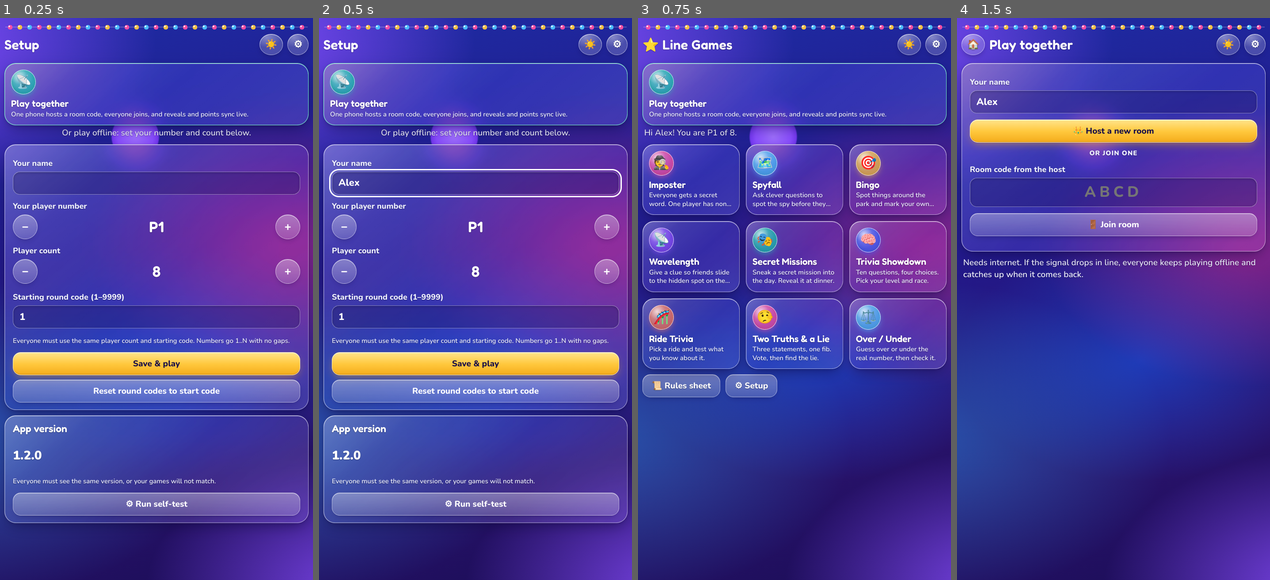
Above: before the commit, frames 1-4 (left to right).
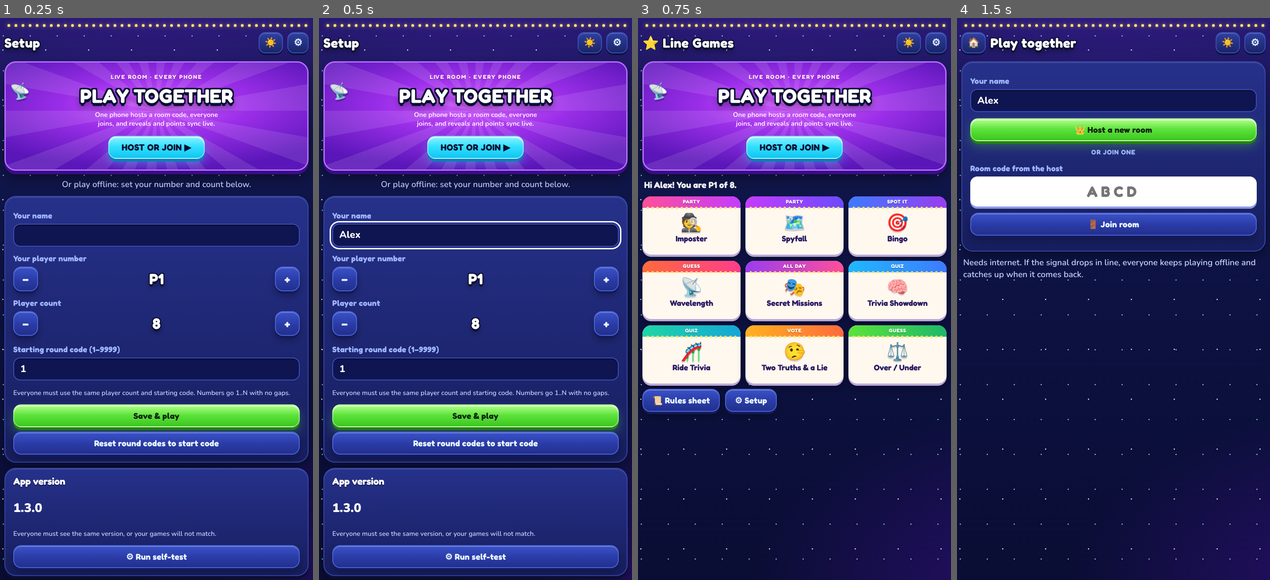
Above: after the commit, the same moments.

Repository: davidanderson51-git/line-games
Game: browser game, page index.html
The game is run twice, just before and just after one commit, with the same random seed, the same clock (stepped at 60 frames per second) and the same inputs.
Inputs (mouse positions are in pixels of both pictures, inside the frame that each line leads up to; where the layout moved, square brackets give the same spot in the first picture):
- Up to frame 1 (0.25 s): no input
- Up to frame 2 (0.5 s): click (475, 237) [475, 180] at 0.27 s; type "Alex" at 0.27 s
- Up to frame 3 (0.75 s): click "Save & play" at 0.52 s
- Up to frame 4 (1.5 s): click "📡 Play together One phone hos…" (after the commit: "📡 PLAY TOGETHER One phone hos…") at 0.77 s; hold Right from 1.03 s (still down); tap Space at 1.1 s

The runs differ from the first frame. In frame 1, 91% of the frame differs, in the area x 0-100%, y 0-100%; in frame 2, 91%; in frame 3, 98%; in frame 4, 99%.

Commit message:
Game Night visual theme: chunky iOS game style (v1.3.0)
Navy/purple field, solid raised panels, cream game tiles with label bands,
3D outlined titles, glossy green/cyan/pink buttons, letter-tile room code
and cream party-points rows. Sun mode keeps the light glass look.

Co-Authored-By: Claude Opus 5.5 <noreply@anthropic.com>
Claude-Session: https://claude.ai/code/session_01LrL98QsbAK98Tq4SKgCiYh

Diff:
--- a/_test/golden.json
+++ b/_test/golden.json
@@ -1,6 +1,6 @@
 {
-  "hash": 6498199632720640,
-  "length": 623923,
+  "hash": 1767533257212832,
+  "length": 623924,
   "sample": {
     "imposter_N8_C7_P3_any": {
       "k": 2,
@@ -19,9 +19,9 @@
     "spyfall_N8_C7_P1": 5,
     "wavelength_N8_C7": 38,
     "sync": [
-      "🐧🎸🔔",
-      "🦁🎲🦀",
-      "🦋⚽🌙"
+      "🥑🍔🎸",
+      "🐧🐢🎁",
+      "⚽🐶🍩"
     ]
   }
 }
--- a/css/app.css
+++ b/css/app.css
@@ -346,3 +346,193 @@
 .qwho{display:block;font-size:14px;font-weight:700;color:var(--muted);margin-top:2px}
 .wl-mark.other{top:-24px;font-size:14px}
 .wl-mark.other b{display:inline-grid;place-items:center;width:22px;height:22px;border-radius:50%;background:var(--sky);color:var(--ink-dark);text-shadow:none}
+
+/* =====================================================================
+   v1.3.0 "Game Night" theme (default dark mode): chunky mobile-game look.
+   Deep navy/purple field, solid raised panels, cream tiles, 3D outlined
+   titles, glossy cyan/green/pink buttons with a hard bottom edge.
+   Sun mode (data-theme="sun") keeps the light glass styles above.
+   ===================================================================== */
+:root:not([data-theme="sun"]){--bg:#0c1140;--gold:#ffc626;--pink:#ff5fa2;--mint:#6dff9a;--sky:#33e1ff;--muted:#c7d3ff;--danger:#ffb3bd;--ink-dark:#1c1a5e;
+  --ink:#0a0f33;--cream:#fff8ef;--navyA:#26318a;--navyB:#171e5e;--navyEdge:#3546a8;--tshadow:none;
+  --out3d:2px 0 0 var(--ink),-2px 0 0 var(--ink),0 2px 0 var(--ink),0 -2px 0 var(--ink),2px 2px 0 var(--ink),-2px -2px 0 var(--ink),2px -2px 0 var(--ink),-2px 2px 0 var(--ink),0 5px 0 var(--ink),0 8px 14px rgba(0,0,0,.45);
+  --out3dL:3px 0 0 var(--ink),-3px 0 0 var(--ink),0 3px 0 var(--ink),0 -3px 0 var(--ink),3px 3px 0 var(--ink),-3px -3px 0 var(--ink),3px -3px 0 var(--ink),-3px 3px 0 var(--ink),0 7px 0 var(--ink),0 11px 18px rgba(0,0,0,.5)}
+:root:not([data-theme="sun"]) body::before{background:
+    radial-gradient(circle,rgba(255,255,255,.9) 0 1px,transparent 1.6px) 10px 20px/97px 113px,
+    radial-gradient(circle,rgba(159,233,255,.8) 0 1px,transparent 1.6px) 40px 5px/61px 79px,
+    radial-gradient(120% 55% at 50% -10%,#3a1a8f 0%,rgba(58,26,143,0) 60%),
+    radial-gradient(90% 50% at 100% 100%,#2a0f6e 0%,rgba(42,15,110,0) 65%),
+    linear-gradient(180deg,#141a55 0%,#0c1140 55%,#0a0d33 100%)}
+
+/* solid raised panels instead of glass */
+:root:not([data-theme="sun"]) .panel,:root:not([data-theme="sun"]) .round,:root:not([data-theme="sun"]) .howto,:root:not([data-theme="sun"]) .say,:root:not([data-theme="sun"]) .first,:root:not([data-theme="sun"]) .answer,:root:not([data-theme="sun"]) .qexp,:root:not([data-theme="sun"]) .bingo,:root:not([data-theme="sun"]) .qchoices,:root:not([data-theme="sun"]) .livebar{
+  background:linear-gradient(180deg,var(--navyA),var(--navyB));border:2px solid var(--navyEdge);
+  box-shadow:inset 0 2px 0 rgba(255,255,255,.12),0 6px 0 #0a0e36,0 12px 24px rgba(0,0,0,.35);
+  -webkit-backdrop-filter:none;backdrop-filter:none}
+:root:not([data-theme="sun"]) .qchoices{background:none;border:0;box-shadow:none;padding:4px 0}
+:root:not([data-theme="sun"]) .bunting{height:14px;opacity:1;background:radial-gradient(circle,#ffe36b 0 3px,transparent 3.6px) 0 50%/16px 14px repeat-x;filter:drop-shadow(0 0 4px rgba(255,214,80,.7))}
+
+/* titles */
+:root:not([data-theme="sun"]) h1,:root:not([data-theme="sun"]) h2,:root:not([data-theme="sun"]) h3{font-weight:700}
+:root:not([data-theme="sun"]) .appbar h1{font-size:30px;font-weight:700;color:#fff;letter-spacing:.5px;text-shadow:var(--out3d)}
+:root:not([data-theme="sun"]) .appbar h1 .star{text-shadow:none}
+:root:not([data-theme="sun"]) .panel h2,:root:not([data-theme="sun"]) .lobbyh{font-size:22px;text-shadow:0 3px 0 rgba(0,0,0,.3)}
+:root:not([data-theme="sun"]) .modename{font-size:26px;font-weight:700;color:#fff;text-shadow:var(--out3d);margin:10px 4px 12px}
+:root:not([data-theme="sun"]) .modename span{text-shadow:none}
+
+/* icon buttons: rounded squares with a hard edge */
+:root:not([data-theme="sun"]) .ibtn{border-radius:15px;border:2px solid #3b4db8;background:linear-gradient(180deg,#2e3fa0,#1a2568);box-shadow:inset 0 2px 0 rgba(255,255,255,.18),0 4px 0 #0b1240;color:#dfe9ff}
+:root:not([data-theme="sun"]) .ibtn.txt{border-radius:15px}
+
+/* buttons: glossy pills with a 3D bottom edge */
+:root:not([data-theme="sun"]) .btn{position:relative;border-radius:18px;border:2px solid #4a63d8;font-family:"Fredoka","Nunito",sans-serif;font-weight:700;letter-spacing:.3px;color:#e9f6ff;
+  background:linear-gradient(180deg,#3a52c8 0%,#2a3ba6 55%,#22308c 100%);
+  box-shadow:inset 0 2px 0 rgba(255,255,255,.25),0 5px 0 #121a5c,0 10px 18px rgba(0,0,0,.3);transition:transform .1s ease,box-shadow .1s ease}
+:root:not([data-theme="sun"]) .btn:active{transform:translateY(3px);box-shadow:inset 0 2px 0 rgba(255,255,255,.25),0 2px 0 #121a5c}
+:root:not([data-theme="sun"]) .btn.primary{color:#0b2a05;border-color:rgba(255,255,255,.45);text-shadow:0 1px 0 rgba(255,255,255,.35);
+  background:linear-gradient(180deg,#b4ff8c 0%,#5be33a 48%,#3cc61f 100%);
+  box-shadow:inset 0 3px 0 rgba(255,255,255,.55),0 6px 0 #22830f,0 12px 22px rgba(91,227,58,.3)}
+:root:not([data-theme="sun"]) .btn.primary:active{box-shadow:inset 0 3px 0 rgba(255,255,255,.55),0 3px 0 #22830f}
+:root:not([data-theme="sun"]) .btn.pink,:root:not([data-theme="sun"]) .btn.confirm{color:#fff;border-color:rgba(255,255,255,.4);text-shadow:0 2px 0 rgba(120,0,50,.4);
+  background:linear-gradient(180deg,#ff8cc0 0%,#ff4f9a 48%,#e02a7a 100%);
+  box-shadow:inset 0 3px 0 rgba(255,255,255,.45),0 6px 0 #9c0f50,0 12px 22px rgba(255,79,154,.3)}
+:root:not([data-theme="sun"]) .btn.pink:active,:root:not([data-theme="sun"]) .btn.confirm:active{box-shadow:inset 0 3px 0 rgba(255,255,255,.45),0 3px 0 #9c0f50}
+:root:not([data-theme="sun"]) .btn.on{border-color:var(--sky);background:linear-gradient(180deg,#8ff0ff 0%,#33e1ff 45%,#11c4f0 100%);color:var(--ink);text-shadow:none;box-shadow:inset 0 3px 0 rgba(255,255,255,.6),0 5px 0 #0b7fb4,0 0 18px rgba(51,225,255,.55)}
+:root:not([data-theme="sun"]) .btn[disabled]{filter:saturate(.4)}
+
+/* ---------- home: cream game tiles with a coloured label band ---------- */
+:root:not([data-theme="sun"]) .tiles{grid-template-columns:repeat(3,1fr);gap:14px 11px}
+:root:not([data-theme="sun"]) .tile{background:var(--cream);color:#2b1d63;border:0;border-radius:20px;padding:36px 6px 12px;min-height:132px;align-items:center;text-align:center;gap:6px;
+  box-shadow:0 5px 0 #b9a9d9,0 10px 18px rgba(0,0,0,.35);-webkit-backdrop-filter:none;backdrop-filter:none;overflow:hidden}
+:root:not([data-theme="sun"]) .tile:active{transform:translateY(3px);box-shadow:0 2px 0 #b9a9d9}
+:root:not([data-theme="sun"]) .tile::before{content:"Play";position:absolute;left:0;right:0;top:0;height:26px;display:flex;align-items:center;justify-content:center;
+  font:700 11.5px/1 "Fredoka",sans-serif;letter-spacing:.8px;text-transform:uppercase;color:#fff;text-shadow:0 1.5px 0 rgba(0,0,0,.25);background:var(--band,linear-gradient(90deg,#ff4f9a,#c43cff))}
+:root:not([data-theme="sun"]) .tile::after{content:"";position:absolute;left:8px;right:8px;top:23px;height:6px;background:radial-gradient(circle,#ffe36b 0 2.3px,transparent 2.9px) center/11px 6px repeat-x}
+:root:not([data-theme="sun"]) .tile[data-mode="imposter"]{--band:linear-gradient(90deg,#ff4f9a,#c43cff)} :root:not([data-theme="sun"]) .tile[data-mode="imposter"]::before{content:"Party"}
+:root:not([data-theme="sun"]) .tile[data-mode="spyfall"]{--band:linear-gradient(90deg,#c43cff,#6b4bff)} :root:not([data-theme="sun"]) .tile[data-mode="spyfall"]::before{content:"Party"}
+:root:not([data-theme="sun"]) .tile[data-mode="bingo"]{--band:linear-gradient(90deg,#3d7bff,#9a3cf0)} :root:not([data-theme="sun"]) .tile[data-mode="bingo"]::before{content:"Spot it"}
+:root:not([data-theme="sun"]) .tile[data-mode="wavelength"]{--band:linear-gradient(90deg,#ff6a3d,#ff3d8b)} :root:not([data-theme="sun"]) .tile[data-mode="wavelength"]::before{content:"Guess"}
+:root:not([data-theme="sun"]) .tile[data-mode="missions"]{--band:linear-gradient(90deg,#9a3cf0,#ff4f9a)} :root:not([data-theme="sun"]) .tile[data-mode="missions"]::before{content:"All day"}
+:root:not([data-theme="sun"]) .tile[data-mode="trivia"]{--band:linear-gradient(90deg,#1fb8ff,#3d7bff)} :root:not([data-theme="sun"]) .tile[data-mode="trivia"]::before{content:"Quiz"}
+:root:not([data-theme="sun"]) .tile[data-mode="ridetrivia"]{--band:linear-gradient(90deg,#20d6a5,#14a6d8)} :root:not([data-theme="sun"]) .tile[data-mode="ridetrivia"]::before{content:"Quiz"}
+:root:not([data-theme="sun"]) .tile[data-mode="twotruths"]{--band:linear-gradient(90deg,#ffb21f,#ff6a3d)} :root:not([data-theme="sun"]) .tile[data-mode="twotruths"]::before{content:"Vote"}
+:root:not([data-theme="sun"]) .tile[data-mode="overunder"]{--band:linear-gradient(90deg,#5be33a,#1fb86a)} :root:not([data-theme="sun"]) .tile[data-mode="overunder"]::before{content:"Guess"}
+:root:not([data-theme="sun"]) .tile .emo{width:auto;height:auto;margin:4px 0 0;background:none;border:0;box-shadow:none;font-size:40px;filter:drop-shadow(0 3px 0 rgba(43,29,99,.18))}
+:root:not([data-theme="sun"]) .tile .nm{font-size:15px;font-weight:700;line-height:1.08;color:#2b1d63}
+:root:not([data-theme="sun"]) .tile .how{display:none}
+:root:not([data-theme="sun"]) .tile .soon{top:30px;font-size:10px}
+@media (min-width:600px){:root:not([data-theme="sun"]) .tiles{grid-template-columns:repeat(3,1fr)} :root:not([data-theme="sun"]) .tile .nm{font-size:18px}}
+
+/* home hero: "Play together" */
+:root:not([data-theme="sun"]) .tile.livecard{display:flex;flex-direction:column;align-items:center;justify-content:center;text-align:center;min-height:200px;padding:26px 18px 24px;margin:12px 0 18px;border-radius:26px;
+  border:3px solid #b56cff;color:#fff;overflow:hidden;
+  background:repeating-conic-gradient(from 0deg at 50% 45%,rgba(255,255,255,.10) 0 10deg,rgba(255,255,255,0) 10deg 20deg),radial-gradient(70% 60% at 50% 40%,#d35cff 0%,#9a2ee8 45%,#5a16b8 100%);
+  box-shadow:0 8px 0 #3a0c86,0 16px 30px rgba(0,0,0,.45)}
+:root:not([data-theme="sun"]) .tile.livecard::before{content:"Live room · every phone";position:static;height:auto;background:none;font-size:13px;letter-spacing:2px;color:#ffe2ff;order:-1}
+:root:not([data-theme="sun"]) .tile.livecard::after{content:"Host or join ▶";position:static;height:auto;width:auto;margin-top:12px;padding:14px 28px;border-radius:18px;font:700 20px/1 "Fredoka",sans-serif;letter-spacing:.6px;text-transform:uppercase;color:var(--ink);
+  background:linear-gradient(180deg,#8ff0ff 0%,#33e1ff 45%,#11c4f0 100%);border:2px solid rgba(255,255,255,.45);box-shadow:inset 0 3px 0 rgba(255,255,255,.6),0 6px 0 #0b7fb4,0 12px 22px rgba(51,225,255,.35)}
+:root:not([data-theme="sun"]) .tile.livecard .emo{position:absolute;left:12px;top:44px;font-size:34px;transform:rotate(-14deg);filter:drop-shadow(0 4px 0 rgba(0,0,0,.25))}
+:root:not([data-theme="sun"]) .tile.livecard .nm{font-size:44px;line-height:1;text-transform:uppercase;color:#fff;text-shadow:var(--out3dL);margin-top:8px}
+:root:not([data-theme="sun"]) .tile.livecard .how{display:block;-webkit-line-clamp:3;color:#ffe9ff;font-size:15px;font-weight:700;max-width:300px;margin-top:6px}
+:root:not([data-theme="sun"]) .wrap>p.muted:not(.small){font-family:"Fredoka",sans-serif;font-weight:700;font-size:20px;color:#fff;margin:4px 4px 2px}
+
+/* ---------- forms ---------- */
+:root:not([data-theme="sun"]) .field>span{color:#9fb4ff;font-family:"Fredoka",sans-serif;font-weight:700;letter-spacing:.3px}
+:root:not([data-theme="sun"]) .input,:root:not([data-theme="sun"]) .qinput,:root:not([data-theme="sun"]) .setrow select{background:#0f1550;border:2px solid #3b4db8;border-radius:16px;box-shadow:inset 0 3px 0 rgba(0,0,0,.3)}
+:root:not([data-theme="sun"]) .stepper .val{font-weight:700;text-shadow:var(--out3d)}
+:root:not([data-theme="sun"]) .stepper .btn{border-radius:18px}
+:root:not([data-theme="sun"]) .toast{background:var(--cream);color:#2b1d63;border:0;box-shadow:0 5px 0 #b9a9d9,0 12px 24px rgba(0,0,0,.45);-webkit-backdrop-filter:none;backdrop-filter:none}
+:root:not([data-theme="sun"]) .howto summary{font-family:"Fredoka",sans-serif;font-weight:700}
+:root:not([data-theme="sun"]) details.change>summary{font-family:"Fredoka",sans-serif;font-weight:700}
+
+/* ---------- round header: big outlined number on an octagon plate ---------- */
+:root:not([data-theme="sun"]) .round{border-radius:24px;border-color:#5b7cff;background:radial-gradient(90% 100% at 50% 0%,#3a4fd8 0%,#1a1f75 62%,#121657 100%)}
+:root:not([data-theme="sun"]) .round .lbl{color:#bcd0ff;font-family:"Fredoka",sans-serif;font-weight:700}
+:root:not([data-theme="sun"]) .round .code{color:#fff;text-shadow:var(--out3dL);margin:4px 0 6px}
+:root:not([data-theme="sun"]) .round .nav{border-radius:20px}
+:root:not([data-theme="sun"]) .round .you{font-family:"Fredoka",sans-serif;font-weight:700}
+:root:not([data-theme="sun"]) .round .sync{background:#0f1550;border:2px solid #3b4db8;color:#bcd0ff;font-weight:800}
+
+/* ---------- read-aloud, banners ---------- */
+:root:not([data-theme="sun"]) .say{border-color:#ffc626;box-shadow:inset 0 2px 0 rgba(255,255,255,.12),0 6px 0 #0a0e36,0 0 18px rgba(255,198,38,.25)}
+:root:not([data-theme="sun"]) .say .t{color:#ffd84a}
+:root:not([data-theme="sun"]) .say .big{font-weight:700}
+:root:not([data-theme="sun"]) .first{border-color:#5be33a;font-family:"Fredoka",sans-serif;font-weight:700}
+:root:not([data-theme="sun"]) .first b{color:#a6ff7a}
+:root:not([data-theme="sun"]) .answer{border-color:#ff5fa2;font-family:"Fredoka",sans-serif;font-weight:700;box-shadow:inset 0 2px 0 rgba(255,255,255,.12),0 6px 0 #0a0e36,0 0 20px rgba(255,79,154,.35)}
+:root:not([data-theme="sun"]) .block-screen .big{color:#ffd84a;text-shadow:var(--out3d)}
+:root:not([data-theme="sun"]) .update-banner button{font-family:"Fredoka",sans-serif;font-weight:700;color:#0b2a05;background:linear-gradient(180deg,#b4ff8c,#5be33a 50%,#3cc61f);box-shadow:0 4px 0 #22830f}
+
+/* ---------- secret reveal: a face-down card that flips to a cream card ---------- */
+:root:not([data-theme="sun"]) .reveal{border-radius:26px;border:3px solid #b56cff;color:#fff;
+  background:repeating-linear-gradient(45deg,rgba(255,255,255,.06) 0 14px,rgba(255,255,255,0) 14px 28px),radial-gradient(80% 80% at 50% 30%,#a23fe0 0%,#6b2bd9 55%,#3d1592 100%);
+  box-shadow:inset 0 3px 0 rgba(255,255,255,.25),0 7px 0 #2a0b6e,0 16px 30px rgba(0,0,0,.45)}
+:root:not([data-theme="sun"]) .reveal .sub{color:#ffe2ff}
+:root:not([data-theme="sun"]) .reveal.shown{background:var(--cream);color:#2b1d63;border-color:#fff;box-shadow:0 7px 0 #b9a9d9,0 0 0 4px rgba(51,225,255,.55),0 16px 34px rgba(0,0,0,.5)}
+:root:not([data-theme="sun"]) .reveal.shown .sub{color:#7a64b8}
+:root:not([data-theme="sun"]) .reveal.shown .secret{color:#1b46d8}
+
+/* ---------- spyfall, bingo, wavelength ---------- */
+:root:not([data-theme="sun"]) .loc{background:var(--cream);color:#2b1d63;border:0;border-radius:14px;box-shadow:0 4px 0 #b9a9d9;font-weight:800}
+:root:not([data-theme="sun"]) .loc.struck{opacity:.4}
+:root:not([data-theme="sun"]) .bingo{padding:8px;border-radius:22px}
+:root:not([data-theme="sun"]) .bcell{background:var(--cream);color:#2b1d63;border:0;box-shadow:0 3px 0 #b9a9d9}
+:root:not([data-theme="sun"]) .bcell.on{background:linear-gradient(180deg,#fff08a,#ffc626 55%,#ffa41a);color:#4a2000;box-shadow:0 3px 0 #c06a00,0 0 10px rgba(255,198,38,.6)}
+:root:not([data-theme="sun"]) .bcell.free{background:linear-gradient(180deg,#ff8cc0,#ff4f9a 55%,#e02a7a);color:#fff;box-shadow:0 3px 0 #9c0f50}
+:root:not([data-theme="sun"]) .bingo-banner{color:#ffd84a;text-shadow:var(--out3dL)}
+:root:not([data-theme="sun"]) .wl-bar{border:3px solid #fff;box-shadow:0 5px 0 #0a0e36,0 0 16px rgba(51,225,255,.35)}
+
+/* ---------- quiz modes ---------- */
+:root:not([data-theme="sun"]) .qidx .qn{color:#fff;text-shadow:var(--out3dL)}
+:root:not([data-theme="sun"]) .qidx .qm{color:#9fb4ff;font-family:"Fredoka",sans-serif;font-weight:700}
+:root:not([data-theme="sun"]) .qtext{font-weight:700;padding:18px 16px;border-radius:22px;border:2px solid #7ab4ff;background:radial-gradient(90% 100% at 50% 0%,#3f63ff 0%,#1d2690 70%);box-shadow:0 6px 0 #0a0e36,0 0 22px rgba(63,99,255,.35);margin:10px 0 16px}
+:root:not([data-theme="sun"]) .qchoice{min-height:62px;border:0;border-radius:18px;background:linear-gradient(180deg,#fff,#eef1ff);color:#1c2470;font-family:"Fredoka",sans-serif;font-weight:700;box-shadow:0 5px 0 #8d9ae8,0 10px 16px rgba(0,0,0,.25)}
+:root:not([data-theme="sun"]) .qchoice .ql{border-radius:12px;background:#e2e7ff;color:#3046c8;box-shadow:none}
+:root:not([data-theme="sun"]) .qchoice.sel,:root:not([data-theme="sun"]) .qchoice.picked{background:linear-gradient(180deg,#b6f6ff,#56e3ff);color:#06325a;box-shadow:0 5px 0 #0b7fb4,0 0 0 3px #fff,0 0 22px rgba(51,225,255,.75)}
+:root:not([data-theme="sun"]) .qchoice.sel .ql,:root:not([data-theme="sun"]) .qchoice.picked .ql{background:#fff;color:#0b7fb4}
+:root:not([data-theme="sun"]) .qchoice.right{background:linear-gradient(180deg,#d4ffbf,#7ef05c);color:#0b3a05;box-shadow:0 5px 0 #2fa81c,0 0 0 3px #fff,0 0 20px rgba(91,227,58,.6)}
+:root:not([data-theme="sun"]) .qchoice.wrong{background:linear-gradient(180deg,#ffe0e4,#ff9aa6);color:#5a0614;box-shadow:0 5px 0 #c42b3c}
+:root:not([data-theme="sun"]) .qchoice.right .ql,:root:not([data-theme="sun"]) .qchoice.wrong .ql{background:#fff}
+:root:not([data-theme="sun"]) .qtag{color:inherit}
+:root:not([data-theme="sun"]) .qscore{font-family:"Fredoka",sans-serif;font-weight:700}
+:root:not([data-theme="sun"]) .qend .qbig,:root:not([data-theme="sun"]) .qref{color:#ffd84a;text-shadow:var(--out3dL)}
+:root:not([data-theme="sun"]) .qgroup{color:#ffd84a;font-weight:700}
+:root:not([data-theme="sun"]) .qland{color:#9fb4ff}
+:root:not([data-theme="sun"]) .qrides .btn.on{color:#0b2a05;border-color:rgba(255,255,255,.45);background:linear-gradient(180deg,#b4ff8c 0%,#5be33a 48%,#3cc61f 100%);box-shadow:inset 0 3px 0 rgba(255,255,255,.55),0 5px 0 #22830f}
+:root:not([data-theme="sun"]) .qexp{border-color:#5be33a}
+
+/* ---------- live rooms ---------- */
+:root:not([data-theme="sun"]) .livebar.on{border-color:#5be33a}
+:root:not([data-theme="sun"]) .livebar.off{border-color:#ffc626}
+:root:not([data-theme="sun"]) .roomcard{border-color:#5b7cff;background:radial-gradient(80% 90% at 50% 0%,#3a4fd8 0%,#1a1f75 60%,#121657 100%)}
+:root:not([data-theme="sun"]) .roomcard .muted.small:first-child{font-family:"Fredoka",sans-serif;font-weight:700;letter-spacing:2px;color:#bcd0ff}
+:root:not([data-theme="sun"]) .roomcode{display:block;text-align:center;letter-spacing:0;margin:14px 0 18px;color:#1b46d8}
+:root:not([data-theme="sun"]) .roomcode span{display:inline-grid;place-items:center;margin:0 5px;vertical-align:top;width:62px;height:74px;border-radius:16px;font-size:46px;line-height:1;color:#1b46d8;
+  background:linear-gradient(180deg,#fff 0%,#eef2ff 70%,#d9e0ff 100%);box-shadow:0 7px 0 #8d9ae8,0 12px 18px rgba(0,0,0,.35)}
+:root:not([data-theme="sun"]) .roomin{background:#fff;color:#1b46d8;border-color:#fff;font-family:"Fredoka",sans-serif;font-weight:700;box-shadow:0 5px 0 #8d9ae8}
+:root:not([data-theme="sun"]) .ordiv{color:#9fb4ff;font-family:"Fredoka",sans-serif;font-weight:700}
+:root:not([data-theme="sun"]) .prow{background:linear-gradient(180deg,#232e7e,#19215f);border:2px solid #34419e;border-radius:16px;font-family:"Fredoka",sans-serif;font-weight:600}
+:root:not([data-theme="sun"]) .prow.you{border-color:var(--sky);box-shadow:0 0 0 2px rgba(51,225,255,.25)}
+:root:not([data-theme="sun"]) .prow .pnum{display:grid;place-items:center;min-width:38px;height:38px;border-radius:50%;border:3px solid #fff;color:#fff;font-size:15px;text-shadow:0 2px 0 rgba(0,0,0,.25);
+  background:linear-gradient(180deg,#9b7bff,#6438e0);box-shadow:0 3px 0 rgba(0,0,0,.35)}
+:root:not([data-theme="sun"]) .prow:nth-child(8n+1) .pnum{background:linear-gradient(180deg,#ffd25c,#f39a12)}
+:root:not([data-theme="sun"]) .prow:nth-child(8n+2) .pnum{background:linear-gradient(180deg,#ff7aa8,#e8336e)}
+:root:not([data-theme="sun"]) .prow:nth-child(8n+3) .pnum{background:linear-gradient(180deg,#6fd0ff,#1f8fe0)}
+:root:not([data-theme="sun"]) .prow:nth-child(8n+4) .pnum{background:linear-gradient(180deg,#74f08a,#21b24a)}
+:root:not([data-theme="sun"]) .prow:nth-child(8n+5) .pnum{background:linear-gradient(180deg,#ff9e6b,#f0602b)}
+:root:not([data-theme="sun"]) .prow:nth-child(8n+6) .pnum{background:linear-gradient(180deg,#5ff0de,#10b3a8)}
+:root:not([data-theme="sun"]) .prow:nth-child(8n+7) .pnum{background:linear-gradient(180deg,#d88bff,#a23fe0)}
+:root:not([data-theme="sun"]) .lhead{font-family:"Fredoka",sans-serif;font-weight:700}
+:root:not([data-theme="sun"]) .lchip{background:#0f1550;border:2px solid #3b4db8;font-family:"Fredoka",sans-serif;font-weight:600}
+:root:not([data-theme="sun"]) .lchip.done{background:linear-gradient(180deg,#b4ff8c,#5be33a);border-color:#fff;color:#0b2a05}
+/* party points: cream leaderboard rows with a gold star */
+:root:not([data-theme="sun"]) .lboard summary{font-size:20px}
+:root:not([data-theme="sun"]) .lboard [data-testid=board]{display:flex;flex-direction:column;gap:8px}
+:root:not([data-theme="sun"]) .lrow{align-items:center;padding:12px 14px;border:0;border-radius:16px;background:var(--cream);color:#2b1d63;box-shadow:0 4px 0 #b9a9d9;font-family:"Fredoka",sans-serif;font-weight:600;font-size:18px}
+:root:not([data-theme="sun"]) .lrow:last-child{border:0}
+:root:not([data-theme="sun"]) .lrow b{display:inline-flex;align-items:center;gap:4px;color:#c06a00;font-size:19px}
+:root:not([data-theme="sun"]) .lrow b::before{content:"★";color:#ffb31a;text-shadow:0 1px 0 #b85a00}
+:root:not([data-theme="sun"]) .lboard .lrow:first-child{background:linear-gradient(180deg,#fff6c2,#ffe27a);box-shadow:0 4px 0 #d39a10,0 0 18px rgba(255,198,38,.45);font-size:20px}
+:root:not([data-theme="sun"]) .lrow.you{outline:3px solid var(--sky)}
+:root:not([data-theme="sun"]) .lrow.hit b{color:#21a03a}
+:root:not([data-theme="sun"]) .qchoice .qwho{color:inherit;opacity:.75}
--- a/index.html
+++ b/index.html
@@ -4,7 +4,7 @@
 <meta charset="utf-8">
 <meta name="viewport" content="width=device-width, initial-scale=1, viewport-fit=cover">
 <title>Line Games</title>
-<meta name="theme-color" content="#0d1430">
+<meta name="theme-color" content="#0c1140">
 <link rel="manifest" href="manifest.webmanifest">
 <link rel="icon" href="icons/icon-192.png">
 <link rel="apple-touch-icon" href="icons/apple-touch-icon.png">
--- a/js/app.js
+++ b/js/app.js
@@ -427,7 +427,7 @@
   const parts = [appBar('Play together', { home: true })];
   parts.push(h('div', { class: 'panel roomcard' },
     h('div', { class: 'muted small', text: 'ROOM CODE' }),
-    h('div', { class: 'roomcode', 'data-testid': 'room-code', text: code }),
+    h('div', { class: 'roomcode', 'data-testid': 'room-code', 'aria-label': 'Room code ' + code }, [...code].map(ch => h('span', { text: ch }))),
     h('div', { class: 'small', text: snap.isHost ? 'Everyone: open Line Games → Play together → type this code.' : `Joined as ${snap.sess.name}` }),
     h('div', { class: 'lb-st', 'data-testid': 'lobby-status', 'data-status': st, text: STATUS_TEXT[st] || st })));
   if (st === 'notfound') parts.push(h('div', { class: 'panel' }, h('p', { class: 'warn', text: `No room ${code} found yet. Check the code with the host, and make sure their phone has the app open.` })));
--- a/js/selftest.js
+++ b/js/selftest.js
@@ -39,7 +39,7 @@
   return out;
 }
 
-export const SELFTEST_EXPECTED = 750563879572267;
+export const SELFTEST_EXPECTED = 7113152696284468;
 
 export function selfTestHash() {
   const out = [];
--- a/js/version.js
+++ b/js/version.js
@@ -1 +1 @@
-export const APP_VERSION = '1.2.0';
+export const APP_VERSION = '1.3.0';
--- a/sw.js
+++ b/sw.js
@@ -1,5 +1,5 @@
 // Line Games service worker: cache-first, versioned. Keep APP_VERSION literal equal to js/version.js (a test asserts this).
-const APP_VERSION = '1.2.0';
+const APP_VERSION = '1.3.0';
 const CACHE = 'lg-v' + APP_VERSION;
 const PRECACHE = [
   './',
